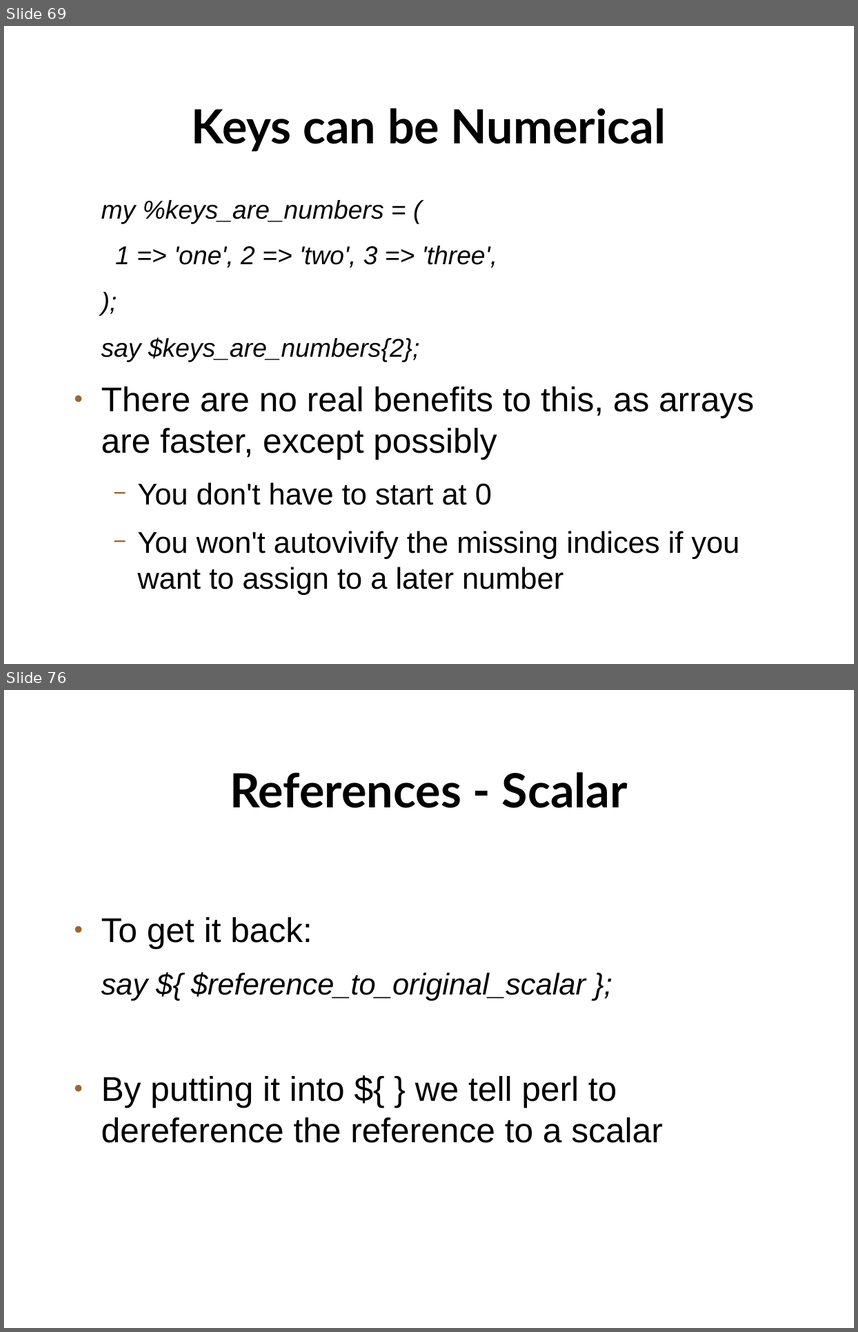
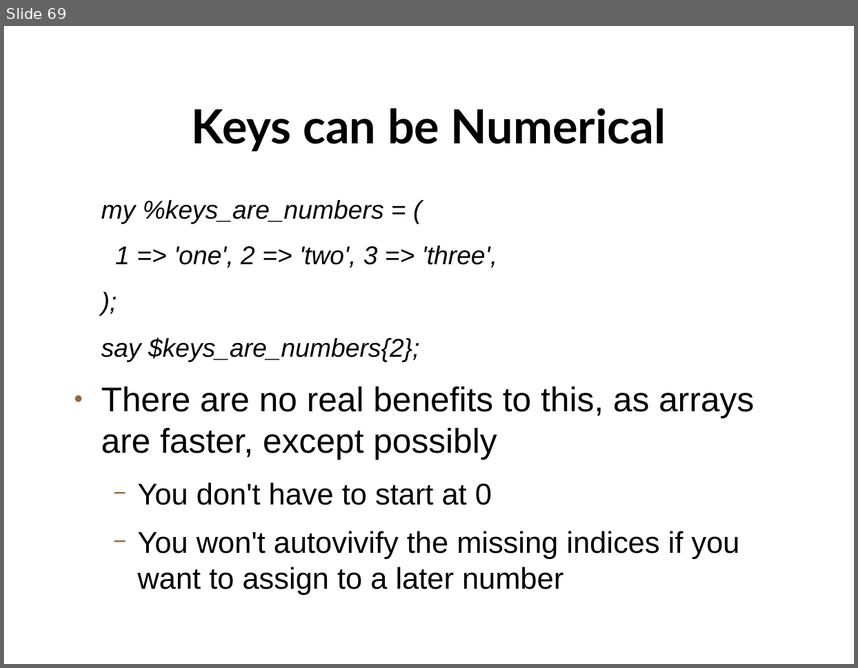
Before and after one commit to setitesuk/basic_perl_course, a slide deck: 04-variables_and_data_structures/variables_data_structures.odp. Shown one above the other, each under a label of ours: slides 69 and 76 before the commit, slide 69 after it; the slides between them are not shown. The pictures are 858x1332 and 858x668 pixels, drawn with LibreOffice and Linux fonts; fonts in the diff are those of the drawing; background and template pictures are left out. Boxes give left, top, right and bottom in pixels: in the first picture for what was removed or moved away, otherwise in the second. Text is boxed around its words. In the diff, an @@ line names an element or a change of style, - is before the commit and + after.

Commit message:
separate out variable from references and data structures

```diff
--- a/04-variables_and_data_structures/variables_data_structures.odp
+++ b/04-variables_and_data_structures/variables_data_structures.odp
@@ slide 76 removed at bbox=[4, 690, 854, 1328], background picture (left out) @@
@@ title removed at bbox=[230, 772, 628, 808] @@
-References - Scalar
@@ text removed at bbox=[101, 917, 662, 1143] @@
-● To get it back:
-say ${ $reference_to_original_scalar };
-● By putting it into ${ } we tell perl to dereference the reference to a scalar
```
Also in this commit, not shown: 2 slides changed, 26 other slides removed, 5 other files.
